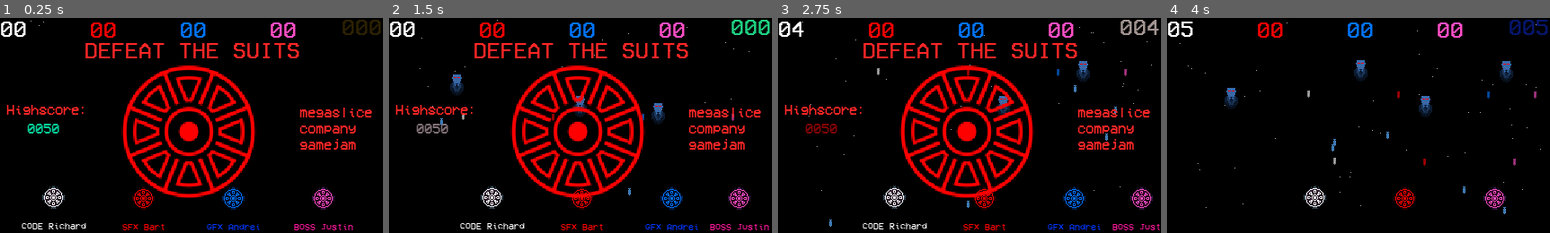
Above: before the commit, frames 1-4 (left to right).
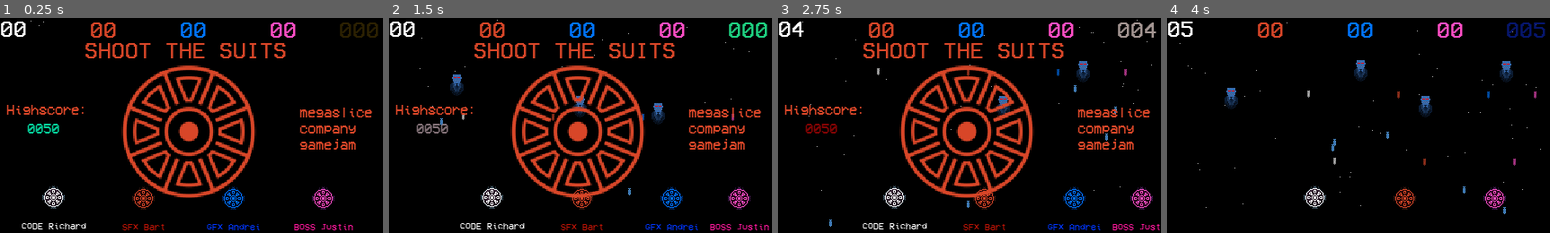
Above: after the commit, the same moments.

Repository: megaslice/ShootTheSuits
Game: Godot game, scene res://Main.tscn
Same seed, same stepped clock (60 frames per second), same inputs: the game is played once before the commit and once after it.
Inputs:
- Up to frame 1 (0.25 s): no input
- Up to frame 2 (1.5 s): hold Right 0.53-1.28 s; tap Space at 0.77 s; hold Left from 1.28 s (still down)
- Up to frame 3 (2.75 s): tap Space at 1.52 s; release Left at 2.03 s; hold Right from 2.03 s (still down)
- Up to frame 4 (4 s): tap Space at 3.02, 3.77 s; release Right at 3.53 s; hold Left from 3.53 s (still down)

The runs differ from the first frame. In frame 1, 11% of the frame differs, in the area x 1-100%, y 0-99%; in frame 2, 11%; in frame 3, 11%; in frame 4, 1.1%.

Commit message:
company colour

Diff:
--- a/Main.tscn
+++ b/Main.tscn
@@ -7,6 +7,10 @@
 [ext_resource path="res://theme.tres" type="Theme" id=5]
 [ext_resource path="res://Main.gd" type="Script" id=6]
 [ext_resource path="res://megaslice-isotype2.png" type="Texture" id=7]
+
+[sub_resource type="DynamicFont" id=3]
+size = 25
+font_data = ExtResource( 2 )
 
 [sub_resource type="DynamicFont" id=2]
 font_data = ExtResource( 2 )
@@ -33,11 +37,12 @@
 initial_velocity_random = 0.61
 
 [node name="score" type="Label" parent="."]
-margin_left = 380.0
-margin_top = -2.0
-margin_right = 620.0
-margin_bottom = 70.0
+margin_left = 377.0
+margin_top = 1.0
+margin_right = 617.0
+margin_bottom = 82.0
 theme = ExtResource( 5 )
+custom_fonts/font = SubResource( 3 )
 text = "000
 
 "
@@ -56,7 +61,7 @@
 }
 PLAYER = 1
 TEXT = "SFX Bart"
-COLOR = Color( 1, 0, 0, 1 )
+COLOR = Color( 0.85098, 0.278431, 0.160784, 1 )
 
 [node name="Player2" parent="." instance=ExtResource( 1 )]
 position = Vector2( 0, 1 )
@@ -97,17 +102,17 @@
 texture = ExtResource( 3 )
 
 [node name="title" type="Label" parent="Title"]
-modulate = Color( 1, 0.152941, 0.152941, 1 )
+modulate = Color( 0.85098, 0.278431, 0.160784, 1 )
 margin_left = 94.0
 margin_top = 24.0
 margin_right = 334.0
 margin_bottom = 71.0
 theme = ExtResource( 5 )
-text = "DEFEAT THE SUITS
+text = "SHOOT THE SUITS
 "
 
 [node name="title3" type="Label" parent="Title"]
-modulate = Color( 1, 0.152941, 0.152941, 1 )
+modulate = Color( 0.85098, 0.278431, 0.160784, 1 )
 margin_left = 7.0
 margin_top = 94.0
 margin_right = 108.0
@@ -118,7 +123,7 @@
 "
 
 [node name="title4" type="Label" parent="Title"]
-modulate = Color( 1, 0.152941, 0.152941, 1 )
+modulate = Color( 0.85098, 0.278431, 0.160784, 1 )
 margin_left = 333.0
 margin_top = 97.0
 margin_right = 434.0
@@ -131,7 +136,7 @@
 "
 
 [node name="highscore" type="Label" parent="Title"]
-modulate = Color( 1, 0.152941, 0.152941, 1 )
+modulate = Color( 0.85098, 0.278431, 0.160784, 1 )
 margin_left = 30.0
 margin_top = 115.0
 margin_right = 98.0
@@ -142,7 +147,7 @@
 "
 
 [node name="Megaslice-isotype2" type="Sprite" parent="Title"]
-modulate = Color( 1, 0, 0, 1 )
+modulate = Color( 0.85098, 0.278431, 0.160784, 1 )
 position = Vector2( 210, 128 )
 scale = Vector2( 1.42969, 1.42969 )
 texture = ExtResource( 7 )
Not shown: 1 places in Main.tscn that only renumber resources
Not shown, changed: docs/index.html
Not shown, changed: docs/index.pck
